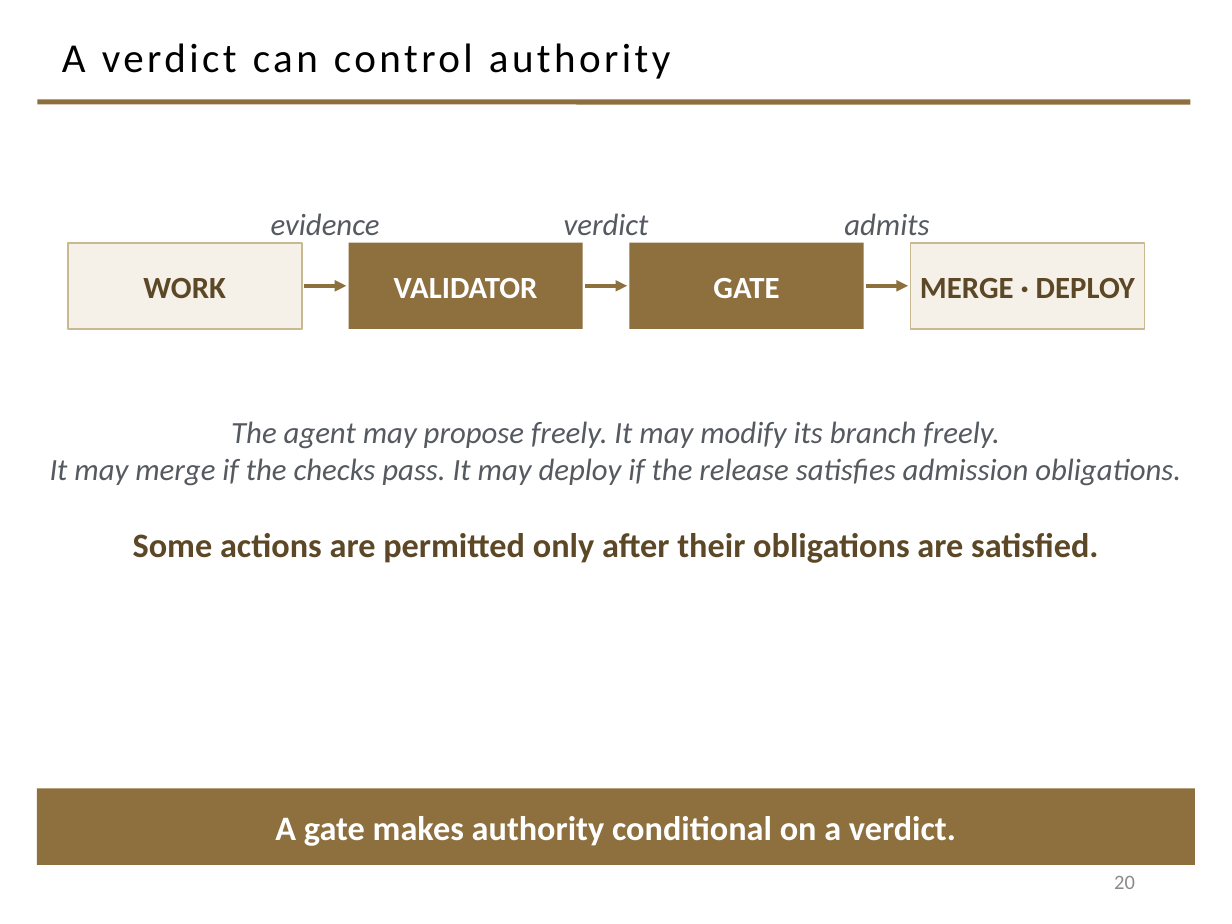
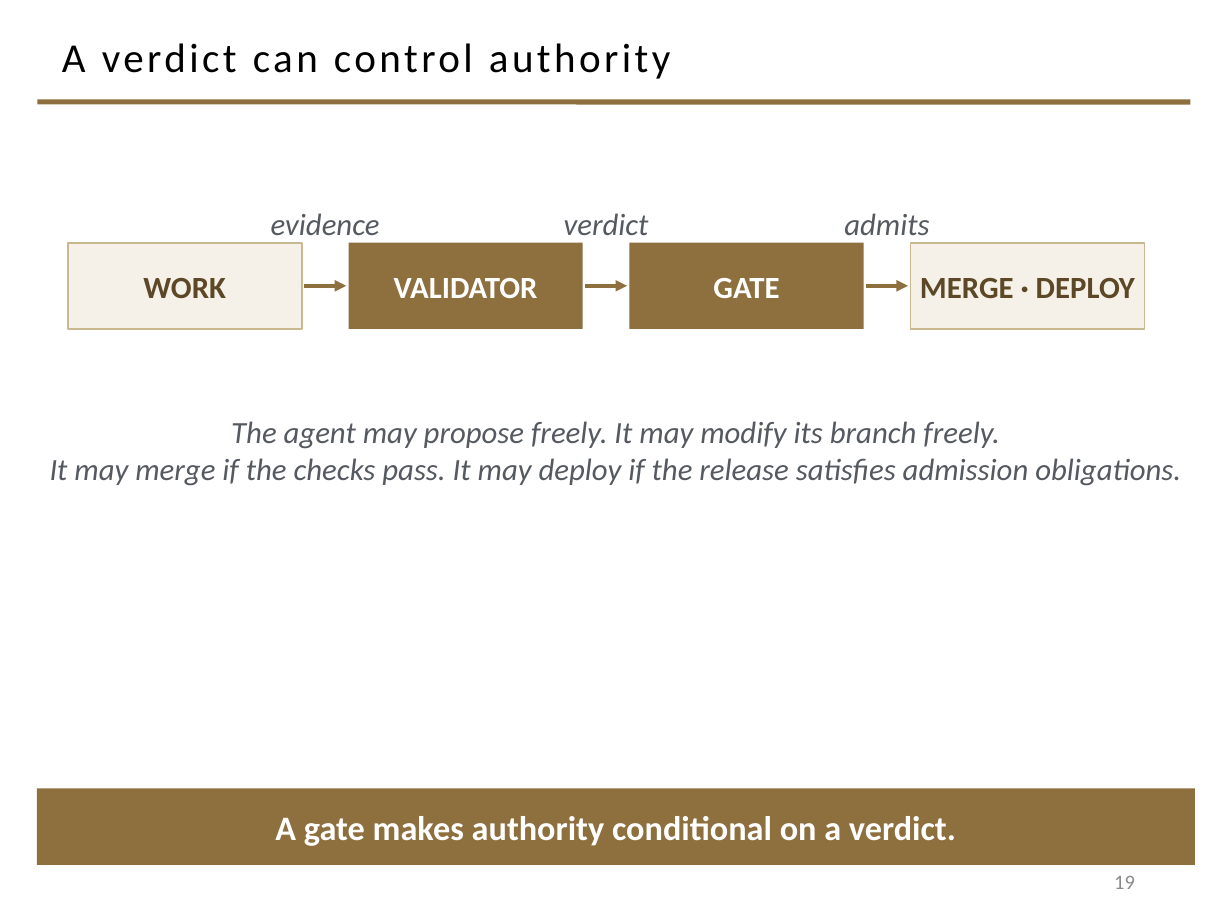
Before and after one commit to davisjam/model-based-agentic-software-engineering, a slide deck: slide 19 of course/lectures/act-2-delegation-and-control/03-alignment/2-3-Alignment.pptx (slide 20 before the commit). Drawn at 1232x924 pixels with LibreOffice and Linux fonts; fonts in the diff are those of the drawing; background and template pictures are left out. Boxes give left, top, right and bottom in pixels: in the first picture for what was removed or moved away, otherwise in the second. Text is boxed around its words. In the diff, an @@ line names an element or a change of style, - is before the commit and + after.

Commit message:
deck 2-3 prune B: cut the scaffolding slide and four restatements
Delete 'A process gives us something to reason about' (divider now goes
straight into the four failure modes). 'Evidence is evidence only
relative to an obligation' becomes 'Evidence bears on an obligation.'
Drop the over-caption on 'Prevent or detect?', the 'Some actions are
permitted...' line (gate footer says it), and the 'added step is
consequence' footer (the diagram says CONSEQUENCE).

```diff
--- a/course/lectures/act-2-delegation-and-control/03-alignment/2-3-Alignment.pptx
+++ b/course/lectures/act-2-delegation-and-control/03-alignment/2-3-Alignment.pptx
@@ text removed at box(133, 533, 1098, 563) @@
-Some actions are permitted only after their obligations are satisfied.
@@ page number at box(1114, 876, 1135, 889): text changed @@
-20
+19
```
Also in this commit, not shown: 3 other slides changed, 1 slide removed.
